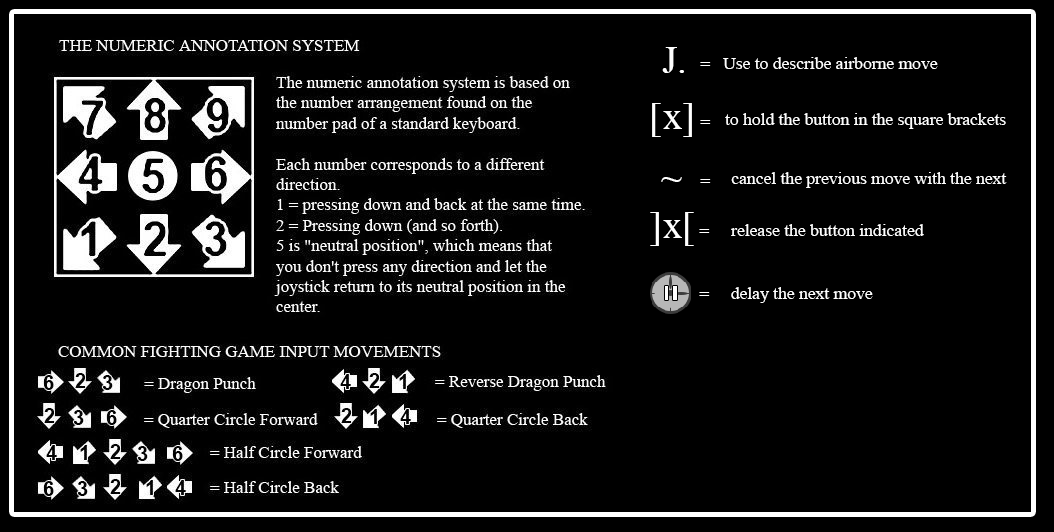
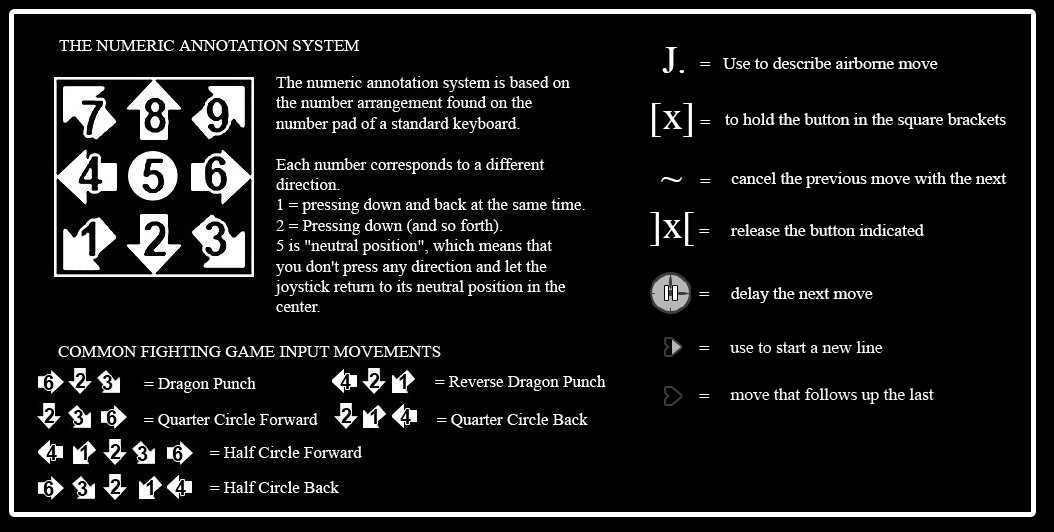
Layered file, before and after one edit (1054px x 532px). Changes by layer:
added layer "Layer 6" above "Layer 5" over <box>664,386,683,406</box>
added layer "Layer 5" above "= copy 2" over <box>664,337,683,357</box>
added layer "= copy 6" above "= copy 5" over <box>699,394,710,398</box>
added layer "= copy 5" above "= copy 4" over <box>699,346,710,350</box>
added layer "use to start a new line copy" above "use to start a new line" over <box>730,341,883,353</box>
added layer "move that follows up the last copy" above "move that follows up the last" over <box>730,388,934,404</box>
